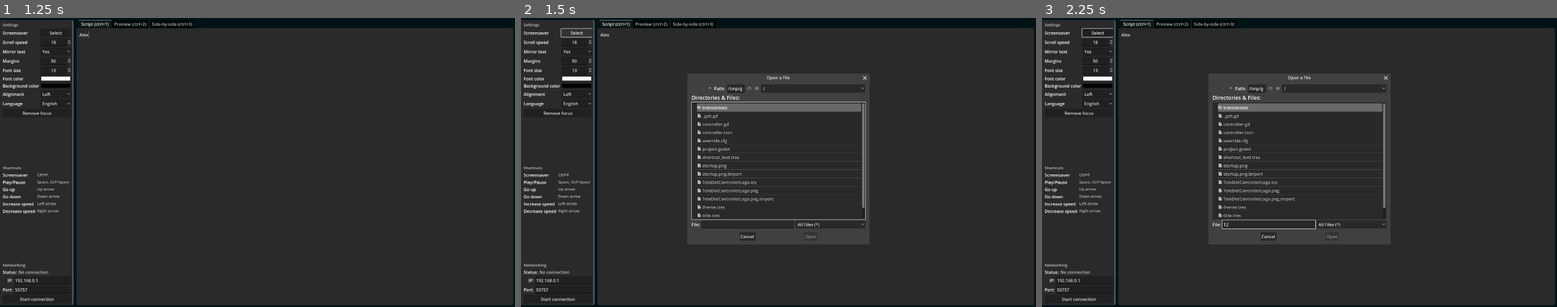
Above: before the commit, frames 1-3 (left to right).
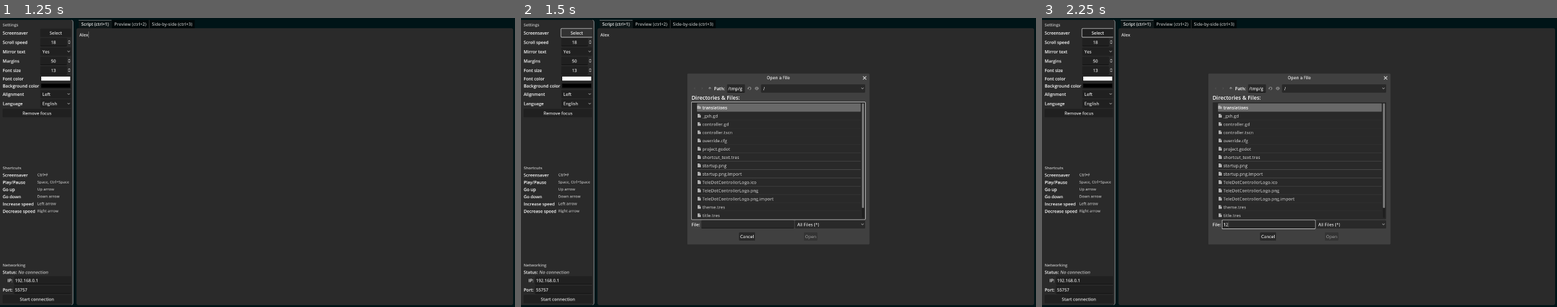
Above: after the commit, the same moments.

Repository: VoylinsGamedevJourney/teledot
Game: Godot game, scene res://controller.tscn
Same seed, same stepped clock (60 frames per second), same inputs: the game is played once before the commit and once after it.
Inputs (mouse positions are in pixels of both pictures, inside the frame that each line leads up to):
- Up to frame 1 (1.25 s): click (293, 165) at 0.52 s; type "Alex" at 0.6 s
- Up to frame 2 (1.5 s): click "Select" at 1.25 s
- Up to frame 3 (2.25 s): click (1268, 223) at 2.02 s; type "12" at 2.1 s

Frame 1 is identical in both runs. In frame 2, 0.1% of the frame differs, in the area x 42-68%, y 20-77%; in frame 3, 0.1%.

Commit message:
Fix Preview tab not displaying anything

Diff:
--- a/src_controller/controller.gd
+++ b/src_controller/controller.gd
@@ -246,6 +246,7 @@
 func _on_script_tab_text_changed() -> void:
 	%sbsTextEdit.text = %ScriptTextEdit.text
 	%sbsPreview.text = %ScriptTextEdit.text
+	%ScriptPreview.text = %ScriptTextEdit.text
 	%ScriptPreview.get_parent().scroll_horizontal = %ScriptTextEdit.get_parent().scroll_horizontal
 	%ScriptPreview.get_parent().scroll_vertical = %ScriptTextEdit.get_parent().scroll_vertical
 	send_command("change_script", %ScriptTextEdit.text)
